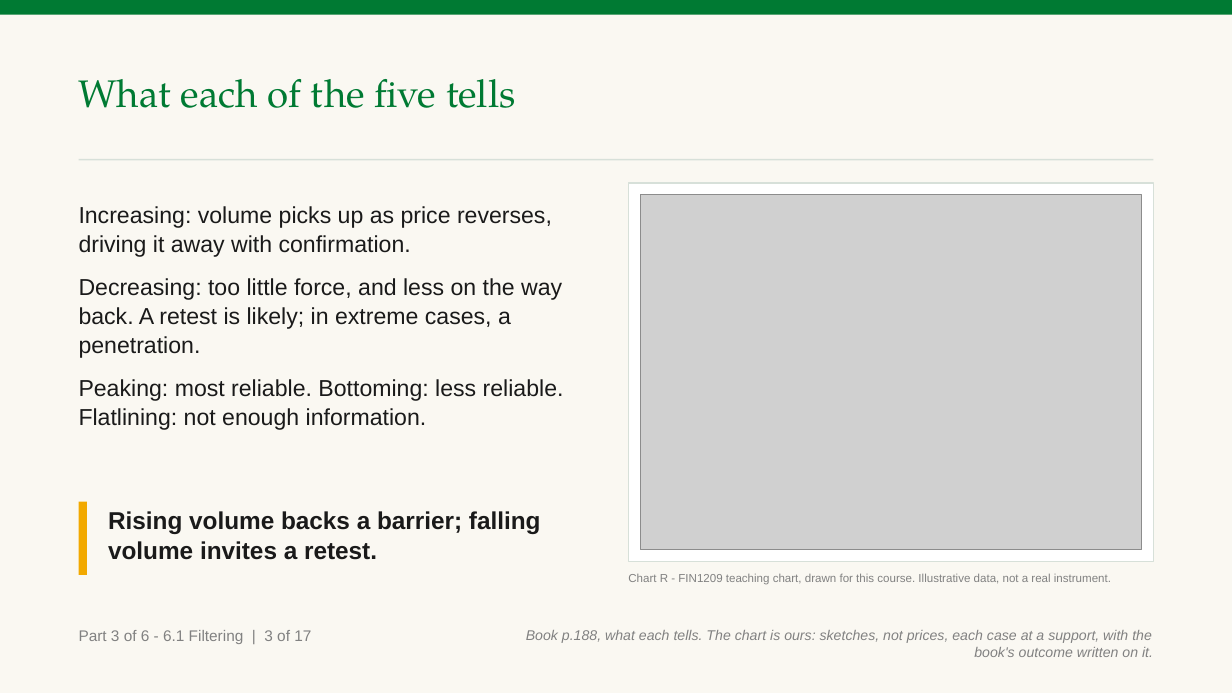
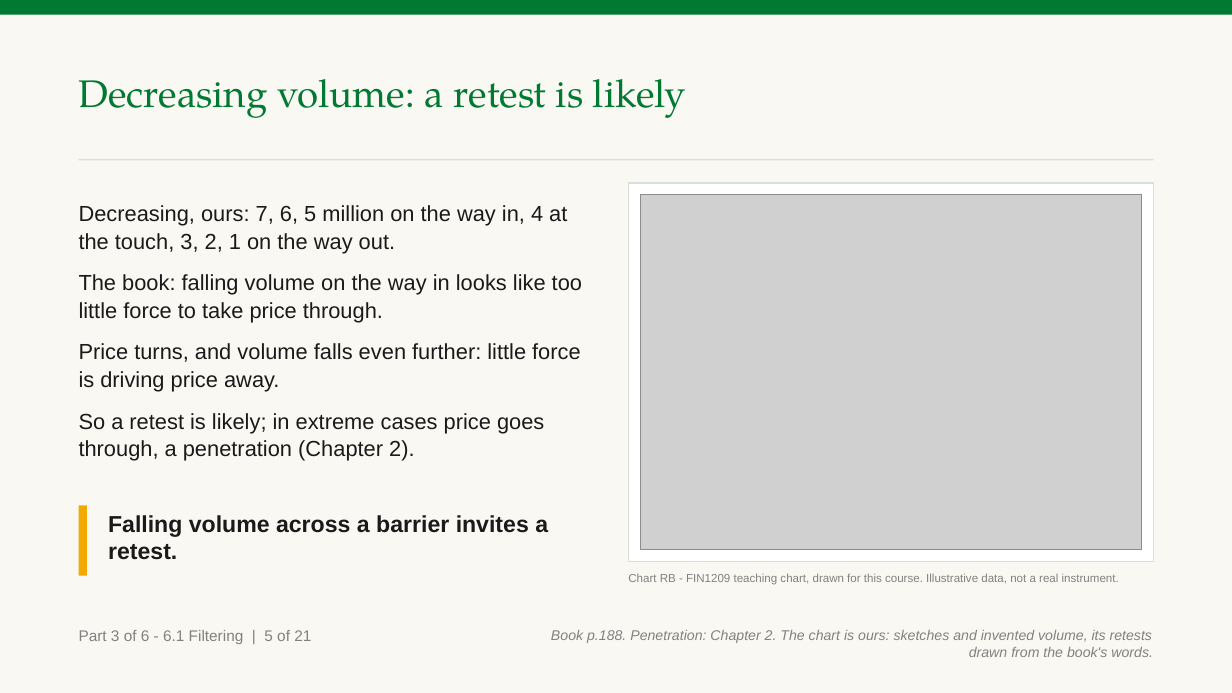
Before and after one commit to benjiesotelo-sudo/Telos_FIN1209, a slide deck: slide 55 of chapter-06/FIN1209-Chapter-06.pptx (slide 53 before the commit). Drawn at 1232x693 pixels with LibreOffice and Linux fonts; fonts in the diff are those of the drawing; grey boxes stand for pictures. Boxes give left, top, right and bottom in pixels: in the first picture for what was removed or moved away, otherwise in the second. Text is boxed around its words. In the diff, an @@ line names an element or a change of style, - is before the commit and + after.

```diff
--- a/chapter-06/FIN1209-Chapter-06.pptx
+++ b/chapter-06/FIN1209-Chapter-06.pptx
@@ text at box(79, 79, 686, 118): text changed @@
-What each of the five tells
+Decreasing volume: a retest is likely
@@ text at box(79, 205, 582, 461): text changed; size 18 to 17 pt @@
-Increasing: volume picks up as price reverses, driving it away with confirmation.
-Decreasing: too little force, and less on the way back. A retest is likely; in extreme cases, a penetration.
-Peaking: most reliable. Bottoming: less reliable. Flatlining: not enough information.
+Decreasing, ours: 7, 6, 5 million on the way in, 4 at the touch, 3, 2, 1 on the way out.
+The book: falling volume on the way in looks like too little force to take price through.
+Price turns, and volume falls even further: little force is driving price away.
+So a retest is likely; in extreme cases price goes through, a penetration (Chapter 2).
@@ rectangle: place and size @@
-rectangle at box(79, 502, 87, 575)
+rectangle at box(79, 506, 87, 576)
@@ text at box(108, 515, 548, 560): text changed; size 19 to 18 pt @@
-Rising volume backs a barrier; falling volume invites a retest.
+Falling volume across a barrier invites a retest.
@@ text at box(628, 573, 1119, 585): text changed @@
-Chart R - FIN1209 teaching chart, drawn for this course. Illustrative data, not a real instrument.
+Chart RB - FIN1209 teaching chart, drawn for this course. Illustrative data, not a real instrument.
@@ text at box(79, 630, 311, 644): text changed @@
-Part 3 of 6 - 6.1 Filtering | 3 of 17
+Part 3 of 6 - 6.1 Filtering | 5 of 21
@@ text at box(551, 630, 1153, 657): text changed @@
-Book p.188, what each tells. The chart is ours: sketches, not prices, each case at a support, with the book's outcome written on it.
+Book p.188. Penetration: Chapter 2. The chart is ours: sketches and invented volume, its retests drawn from the book's words.
```
Also in this commit, not shown: 16 other slides changed, 4 slides added, 3 other files.
